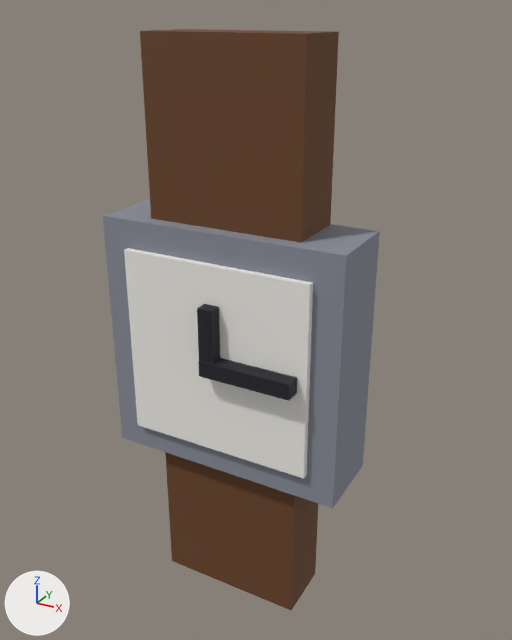
The Blender file art/blender/fuentes/mdl_reloj_pulsera.blend as it was, and as the next commit left it.
Before and after are seen from a camera (50 mm lens) standing at (1.034, -1.758, 1.681) and looking at (0.063, 0.008, 0.798). Arrows for +X, +Y and +Z are at lower left; the lights stay in place. The picture after the commit comes second.

In view in the first picture: 'mdl_reloj_pulsera'.
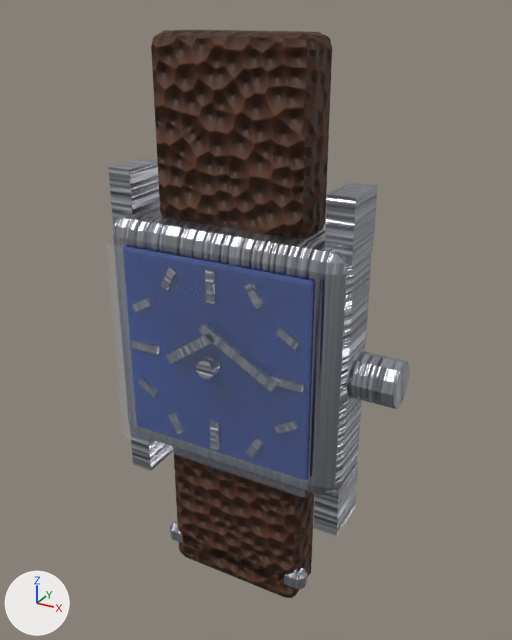
Location of each change, (x1, y1, x2, y2) in pixels of the pictures (512 x 640 px; the box of a moved part takes in the faces that stretch with it):
'mdl_reloj_pulsera', reshaped (9% wider, 26% shorter)
    before: (103, 29, 380, 610)
    after: (108, 158, 409, 590)
'cuero_correa', added (brown)
    after: (151, 30, 332, 598)
'cristal_zafiro', added
    after: (105, 243, 314, 498)
'esmalte_azul', added
    after: (125, 246, 315, 479)
part 1 of me_cube, moved or reshaped (not visible afterwards)
    before: (197, 304, 220, 363)
part 2 of me_cube, added
    after: (108, 158, 160, 225)
part 3 of me_cube, added
    after: (131, 440, 171, 471)
part 4 of me_cube, added
    after: (325, 183, 378, 265)
part 5 of me_cube, added
    after: (313, 462, 358, 536)
part 6 of me_cube, added
    after: (347, 351, 409, 409)
part 7 of me_cube, rebuilt (6% narrower, 6% shorter)
    before: (103, 199, 380, 508)
    after: (113, 205, 372, 495)
part 8 of me_cube, added
    after: (170, 520, 308, 590)
part 9 of me_cube, deleted (brown)
    before: (140, 29, 339, 243)
part 10 of me_cube, moved or reshaped (not visible afterwards)
    before: (124, 248, 318, 610)

The change, as a list of edits to the scene's bpy script:
```text
Add mat_metal_acero:
    mat_metal_acero = bpy.data.materials.new('metal_acero')
    # uses the picture img_tex_metal_acero_color_png
    # uses the picture img_tex_metal_acero_metalico_png
    # uses the picture img_tex_metal_acero_normal_png
    # uses the picture img_tex_metal_acero_rugosidad_png
Add mat_cuero_correa:
    mat_cuero_correa = bpy.data.materials.new('cuero_correa')
    # uses the picture img_tex_cuero_correa_color_png
    # uses the picture img_tex_cuero_correa_metalico_png
    # uses the picture img_tex_cuero_correa_normal_png
    # uses the picture img_tex_cuero_correa_rugosidad_png
Add mat_cristal_zafiro:
    mat_cristal_zafiro = bpy.data.materials.new('cristal_zafiro')
    # uses the picture img_tex_cristal_zafiro_color_png
    # uses the picture img_tex_cristal_zafiro_metalico_png
    # uses the picture img_tex_cristal_zafiro_normal_png
    # uses the picture img_tex_cristal_zafiro_rugosidad_png
Add mat_esmalte_azul:
    mat_esmalte_azul = bpy.data.materials.new('esmalte_azul')
    # uses the picture img_tex_esmalte_azul_color_png
    # uses the picture img_tex_esmalte_azul_metalico_png
    # uses the picture img_tex_esmalte_azul_normal_png
    # uses the picture img_tex_esmalte_azul_rugosidad_png
Change me_cube:
    remove me_cube.from_pydata(...)  # 48 vertices, 36 faces; spans x -0.4..0.4, y -0.2..0.12, z -0.23..1.62
    remove me_cube.materials.append(mat_mat_paleta)  # picture img_tex_paleta
    add me_cube.from_pydata(...)  # 308 vertices, 258 faces; spans x -0.4..0.54, y -0.19..0.12, z -0.16..1.24
    me_cube part 1: the loose piece of 8 vertices spanning x -0.03..0.03, y -0.19..-0.13, z 0.67..0.89 is turned -30 degrees about the y axis through its middle and scaled by 0.323, then moved by (0.14, 0.01, 0.17), in mat_metal_acero
    me_cube part 2: a new loose piece, a box spanning x -0.4..-0.32, y -0.08..0.08, z 1.06..1.24, in mat_metal_acero
    me_cube part 3: a new loose piece, a box spanning x -0.4..-0.32, y -0.08..0.08, z 0.16..0.34, in mat_metal_acero
    me_cube part 4: a new loose piece, a box spanning x 0.32..0.4, y -0.08..0.08, z 1.06..1.24, in mat_metal_acero
    me_cube part 5: a new loose piece, a box spanning x 0.32..0.4, y -0.08..0.08, z 0.16..0.34, in mat_metal_acero
    me_cube part 6: a new loose piece, a 12-sided cylinder along x spanning x 0.4..0.54, y -0.07..0.07, z 0.63..0.77, in mat_metal_acero
    me_cube part 7: the loose piece of 8 vertices spanning x -0.4..0.4, y -0.12..0.12, z 0.3..1.1 is rebuilt with 96 vertices and now spans x -0.4..0.4, y -0.12..0.12, z 0.3..1.1, in mat_metal_acero
    me_cube part 8: a new loose piece of 24 vertices spanning x -0.28..0.28, y -0.06..0.0, z -0.16..-0.08, in mat_metal_acero
    me_cube part 9: the loose piece of 8 vertices spanning x -0.25..0.25, y -0.08..0.12, z 1.08..1.62 is deleted
    me_cube part 10: 24 vertices removed from x -0.31..0.31, y -0.2..0.12, z -0.23..1.01; 16 vertices added at x -0.16..0.23, y -0.17..-0.16, z 0.67..0.84
    other edits to the shape of me_cube do not show in these pictures
    add me_cube.materials.append(mat_metal_acero)
Add ob_cuero_correa:
    ob_cuero_correa = bpy.data.objects.new('cuero_correa', me_cuero_correa)  # 112 vertices, 108 faces; spans x -0.25..0.25, y -0.06..0.12, z -0.22..1.62
    ob_cuero_correa.location = (0.0, 0.0, 0.0)
Add ob_cristal_zafiro:
    ob_cristal_zafiro = bpy.data.objects.new('cristal_zafiro', me_cristal_zafiro)  # 56 vertices, 54 faces; spans x -0.34..0.34, y -0.2..-0.18, z 0.36..1.04
    ob_cristal_zafiro.location = (0.0, 0.0, 0.0)
Add ob_esmalte_azul:
    ob_esmalte_azul = bpy.data.objects.new('esmalte_azul', me_esmalte_azul)  # 56 vertices, 54 faces; spans x -0.32..0.32, y -0.145..-0.125, z 0.38..1.02
    ob_esmalte_azul.location = (0.0, 0.0, 0.0)
```
